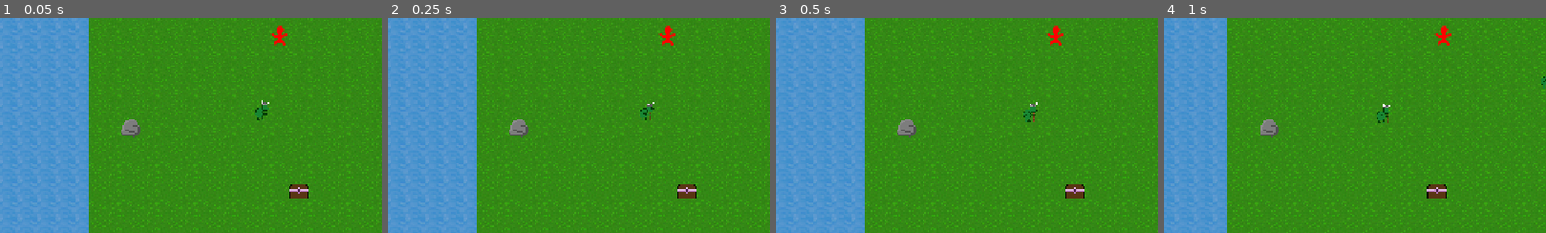
Above: before the commit, frames 1-4 (left to right).
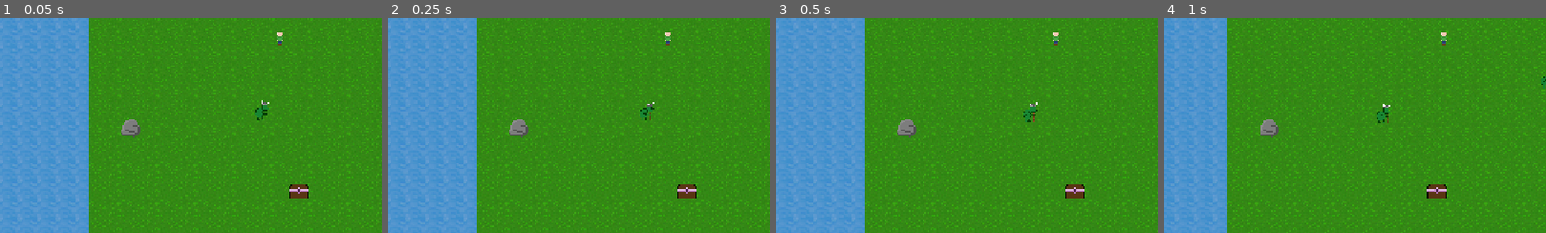
Above: after the commit, the same moments.

Repository: Drewpicus/2dPractice
Game: Godot game, scene res://Scenes/main.tscn
The game is run twice, just before and just after one commit, with the same random seed, the same clock (stepped at 60 frames per second) and the same inputs. This scene is started directly instead of the project's main scene.
Inputs (mouse positions are % of the whole screen's width and height, from its top left):
- Up to frame 1 (0.05 s): no input
- Up to frame 2 (0.25 s): no input
- Up to frame 3 (0.5 s): no input
- Up to frame 4 (1 s): move the mouse to (72, 45) at 0.52 s; hold D (move_right) from 0.53 s (still down); hold E (test) from 0.53 s (still down)
The pictures show only the part of the screen within x 13-63%, y 44-94%; the shares and areas given below are measured in that part.

The runs differ from the first frame. In frame 1, 0.2% of the frame differs, in the area x 70-76%, y 3-13%; in frame 2, 0.2%; in frame 3, 0.2%; in frame 4, 0.2%.

Commit message:
lots of things

Diff:
--- a/Data/Entities/chest.json
+++ b/Data/Entities/chest.json
@@ -1,7 +1,7 @@
 {
 	"entity_id": "base:chest",
 	"entity_name": "Chest",
-	"sprite": "res://chest.png",
+	"sprite": "res://Assets/chest.png",
 	"solid": true,
 	"draw_layer": 0,
 
@@ -26,7 +26,7 @@
 		{
 			"component_id": "base:locked",
 			"parameters": {
-				"locked_sprite_path": "res://chest_lock.png",
+				"locked_sprite_path": "res://Assets/chest_lock.png",
 				"locked_interactions": ["base:open_inventory"]
 			}
 		}
--- a/Data/Entities/goblin.json
+++ b/Data/Entities/goblin.json
@@ -1,7 +1,7 @@
 {
 	"entity_id": "base:goblin",
 	"entity_name": "Goblin",
-	"sprite": "res://goblin.png",
+	"sprite": "res://Assets/goblin.png",
 	"solid": true,
 	"draw_layer": 0,
 
--- a/Data/Entities/goblin_corpse.json
+++ b/Data/Entities/goblin_corpse.json
@@ -1,7 +1,7 @@
 {
 	"entity_id": "base:goblin_corpse",
 	"entity_name": "Goblin Corpse",
-	"sprite": "res://dead_goblin.png",
+	"sprite": "res://Assets/dead_goblin.png",
 	"solid": false,
 	"draw_layer": -1,
 
--- a/Data/Entities/player.json
+++ b/Data/Entities/player.json
@@ -1,13 +1,13 @@
 {
 	"entity_id": "base:player",
 	"entity_name": "Player",
-	"sprite": "res://real man.png",
+	"sprite": "res://Assets/man.png",
 	"solid": true,
 	"draw_layer": 0,
 
 	"collision": {
 		"type": "circle",
-		"radius": 8.0
+		"radius": 4.0
 	},
 
 	"components": [
--- a/Data/Entities/rock.json
+++ b/Data/Entities/rock.json
@@ -1,7 +1,7 @@
 {
 	"entity_id": "base:rock",
 	"entity_name": "Rock",
-	"sprite": "res://rock.png",
+	"sprite": "res://Assets/rock.png",
 	"solid": true,
 	"draw_layer": 0,
 
--- a/Data/Entities/stopsign.json
+++ b/Data/Entities/stopsign.json
@@ -1,7 +1,7 @@
 {
 	"entity_id": "base:stopsign",
 	"entity_name": "Stop Sign",
-	"sprite": "res://stopsign.png",
+	"sprite": "res://Assets/stopsign.png",
 	"solid": true,
 	"draw_layer": 0,
 
--- a/Data/Entities/tree.json
+++ b/Data/Entities/tree.json
@@ -1,7 +1,7 @@
 {
 	"entity_id": "base:tree",
 	"entity_name": "Tree",
-	"sprite": "res://tree.png",
+	"sprite": "res://Assets/tree.png",
 	"solid": true,
 	"draw_layer": 0,
 
--- a/Data/Items/goblin_coin.json
+++ b/Data/Items/goblin_coin.json
@@ -1,7 +1,7 @@
 {
 	"item_id": "base:goblin_coin",
 	"item_name": "Goblin Coin",
-	"sprite": "res://goblin coin.png",
+	"sprite": "res://Assets/goblin coin.png",
 	"description": "With just one of these coins, you can buy an entire pile of crap.",
 	"components": []
 }
--- a/Data/Items/lightsaber.json
+++ b/Data/Items/lightsaber.json
@@ -1,7 +1,7 @@
 {
 	"item_id": "base:lightsaber",
 	"item_name": "Red Lightsaber",
-	"sprite": "res://lightsaber.png",
+	"sprite": "res://Assets/lightsaber.png",
 	"description": "Dark Vader's weapon for killing.",
 	"components": [
 		{
--- a/Data/Items/stick.json
+++ b/Data/Items/stick.json
@@ -1,7 +1,7 @@
 {
 	"item_id": "base:stick",
 	"item_name": "Stick",
-	"sprite": "res://stick.png",
+	"sprite": "res://Assets/stick.png",
 	"description": "It's a stick.",
 	"components": [
 		{
--- /dev/null
+++ b/Data/Items/sword.json
@@ -0,0 +1,17 @@
+{
+	"item_id": "base:sword",
+	"item_name": "Sword of Sharpitude",
+	"sprite": "res://Assets/sword.png",
+	"description": "A steel blade forged by journeyman Swordley.",
+	"components": [
+		{
+			"component_id": "base:equippable",
+			"parameters": {
+				"slots": [
+					"mainhand",
+					"offhand"
+				]
+			}
+		}
+	]
+}
--- /dev/null
+++ b/Data/WeaponTypes/sword.json
@@ -0,0 +1,4 @@
+{
+	"element_id": "base:sword",
+	"element_name": "Sword"
+}
--- a/Scenes/main.tscn
+++ b/Scenes/main.tscn
@@ -2,10 +2,10 @@
 
 [ext_resource type="Script" uid="uid://38tado1b7n85" path="res://main.gd" id="1_ee4r6"]
 [ext_resource type="Script" uid="uid://8557yngorrft" path="res://Scripts/game_world.gd" id="2_u50mg"]
-[ext_resource type="Texture2D" uid="uid://b4gd5k21ok4qu" path="res://grass.png" id="3_344ge"]
+[ext_resource type="Texture2D" uid="uid://b4gd5k21ok4qu" path="res://Assets/grass.png" id="3_344ge"]
 [ext_resource type="Script" uid="uid://kkiu6rl0qgva" path="res://Scripts/terrain_renderer.gd" id="3_kry3j"]
-[ext_resource type="Texture2D" uid="uid://c3epolurdv6oy" path="res://dirt.png" id="4_ynf5e"]
-[ext_resource type="Texture2D" uid="uid://d00aiep580vns" path="res://water.png" id="5_hptm8"]
+[ext_resource type="Texture2D" uid="uid://c3epolurdv6oy" path="res://Assets/dirt.png" id="4_ynf5e"]
+[ext_resource type="Texture2D" uid="uid://d00aiep580vns" path="res://Assets/water.png" id="5_hptm8"]
 [ext_resource type="Script" uid="uid://7q0bjdssm656" path="res://Scripts/World/world_command_system.gd" id="7_ynf5e"]
 [ext_resource type="Script" uid="uid://b5s2ur1r4bxm7" path="res://Scripts/World/world_movement_system.gd" id="8_hptm8"]
 [ext_resource type="Script" uid="uid://b1ikh47ub73j4" path="res://Scripts/World/world_replication_system.gd" id="9_d1ilt"]
--- a/Scripts/Definitions/definition_loader.gd
+++ b/Scripts/Definitions/Loading/definition_loader.gd
@@ -9,11 +9,42 @@
 static func load_all_definitions() -> void:
 	DefinitionRegistry.clear()
 
-	_load_item_directory(ITEM_DIRECTORY)
-	_load_entity_directory(ENTITY_DIRECTORY)
-	_load_element_directory(ELEMENT_DIRECTORY)
-
-
+	_load_named_directory(ITEM_DIRECTORY,"item")
+	_load_named_directory(ENTITY_DIRECTORY,"entity")
+	_load_named_directory(ELEMENT_DIRECTORY,"element")
+
+	#_load_item_directory(ITEM_DIRECTORY)
+	#_load_entity_directory(ENTITY_DIRECTORY)
+	#_load_element_directory(ELEMENT_DIRECTORY)
+
+static func _load_named_directory(directory_path: String, directory_name: String) -> void:
+	var files := DirAccess.get_files_at(directory_path)
+	files.sort()
+
+	for file_name in files:
+		if not file_name.ends_with(".json"):
+			continue
+
+		var path := directory_path.path_join(file_name)
+
+		var load_definition_callable: Callable = Callable(DefinitionLoader, "load_" + directory_name + "_definition").bind(path)
+
+		if not load_definition_callable.is_valid():
+			push_error("Invalid directory name for definition loading: %s" % directory_name)
+			return
+
+		var definition = load_definition_callable.call()
+
+		if definition:
+
+			var register_callable: Callable = Callable(DefinitionRegistry, "register_" + directory_name).bind(definition)
+			if not register_callable.is_valid():
+				push_error("Invalid directory name for registration: %s" % directory_name)
+				return
+
+			register_callable.call()
+
+#region Deprecated
 static func _load_item_directory(directory_path: String) -> void:
 	var files := DirAccess.get_files_at(directory_path)
 	files.sort()
@@ -56,6 +87,7 @@
 
 		if definition:
 			DefinitionRegistry.register_element(definition)
+#endregion
 
 static func load_entity_definition(path: String) -> EntityDefinition:
 	var data := _load_json(path)
@@ -69,9 +101,7 @@
 
 	if not GameID.is_valid(definition.entity_id):
 		push_error(
-			"Invalid entity ID in definition %s: %s"
-			% [path, definition.entity_id]
-		)
+			"Invalid entity ID in definition %s: %s" % [path, definition.entity_id])
 		return null
 
 	definition.entity_name = String(data.get("entity_name", ""))
@@ -85,9 +115,7 @@
 
 		if not sprite_resource is Texture2D:
 			push_error(
-				"Entity definition sprite is not a Texture2D: %s"
-				% sprite_path
-			)
+				"Entity definition sprite is not a Texture2D: %s" % sprite_path)
 			return null
 
 		definition.sprite = sprite_resource as Texture2D
@@ -206,6 +234,24 @@
 		return null
 
 	definition.element_name = String(data.get("element_name", ""))
+
+	return definition
+
+static func load_weapontype_definition(path: String) -> WeaponTypeDefinition:
+	var data := _load_json(path)
+
+	if data.is_empty():
+		return null
+
+	var definition := WeaponTypeDefinition.new()
+
+	definition.weapontype_id = StringName(data.get("weapontype_id", ""))
+
+	if not GameID.is_valid(definition.weapontype_id):
+		push_error("Invalid element ID in definition %s: %s" % [path, definition.weapontype_id])
+		return null
+
+	definition.weapontype_name = String(data.get("weapontype_name", ""))
 
 	return definition
 
--- /dev/null
+++ b/Scripts/Definitions/weapontype_definition.gd
@@ -0,0 +1,5 @@
+extends Resource
+class_name WeaponTypeDefinition
+
+var weapontype_id: StringName
+var weapontype_name: String
--- a/Scripts/Events/resolution_modifier.gd
+++ b/Scripts/Events/resolution_modifier.gd
@@ -8,4 +8,5 @@
 
 ## What this modifier does to a resolution.
 func apply(_resolution: GameResolution) -> void:
+	_submission_order = -1
 	pass
--- /dev/null
+++ b/Scripts/ItemComponents/weapon_item_component.gd
@@ -0,0 +1,10 @@
+extends ItemComponent
+class_name WeaponItemComponent
+
+#NOTE: make weapon type data driven, add
+var weapon_type
+var damage
+
+
+func _init() -> void:
+	component_id = &"base:weapon"
--- a/Scripts/UI/inventory_menu.gd
+++ b/Scripts/UI/inventory_menu.gd
@@ -127,7 +127,7 @@
 	if not _selected_item:
 		return
 
-	if _owner != _viewer:
+	if (_owner != _viewer) and _viewer.has_component(&"base:inventory"):
 		_add_action_button(
 			"Take",
 			_take_selected
--- a/Scripts/game_world.gd
+++ b/Scripts/game_world.gd
@@ -91,6 +91,7 @@
 
 	entity.queue_free()
 
+##Returns an Array of every [Entity] in the [GameWorld]
 func get_entities() -> Array[Entity]:
 	var result: Array[Entity] = []
 
@@ -618,10 +619,10 @@
 	inspection_requested.emit(viewer, target)
 
 
-func request_inventory(viewer: Entity, owner: Entity) -> void:
-	if not viewer or not owner:
-		return
-
-	inventory_requested.emit(viewer, owner)
+func request_inventory(viewer: Entity, _owner: Entity) -> void:
+	if not viewer or not _owner:
+		return
+
+	inventory_requested.emit(viewer, _owner)
 
 #endregion
--- a/Scripts/player_camera.gd
+++ b/Scripts/player_camera.gd
@@ -1,9 +1,9 @@
 extends Camera2D
 
 @export var max_zoom: float = 7.0
-@export var min_zoom: float = 0.6
+@export var min_zoom: float = 1.0
 
-@export var step_amount: float = 0.2
+@export var step_amount: float = 0.5
 
 func _process(_delta: float) -> void:
 	if Input.is_action_just_pressed("zoom_in"):
--- a/main.gd
+++ b/main.gd
@@ -26,6 +26,8 @@
 	game_world.spawn_entity(&"base:rock",Vector2(-250, 152))
 	game_world.spawn_entity(&"base:tree",Vector2(216, -130))
 	game_world.spawn_entity(&"base:chest",Vector2(32, 256))
+
+	_spawn_test_items()
 
 func _spawn_players() -> void:
 	var peer_ids: Array[int] = [1]
@@ -58,41 +60,60 @@
 	if event.is_action_pressed("load_world"):
 		SaveManager.load_world(game_world)
 
-	if event.is_action_pressed("test"):
-		for goblin in game_world.get_entities():
-			if not goblin.entity_id == &"base:goblin":
-				continue
+func _spawn_test_items() -> void:
+	var all_entities = game_world.get_entities()
 
-			if not goblin:
-				print("Couldn't find Goblin")
-				return
+	all_entities.shuffle()
 
-			var inventory := goblin.get_component(
-				&"base:inventory"
-			) as InventoryComponent
+	for goblin in all_entities:
+		if not goblin.entity_id == &"base:goblin":
+			continue
 
-			if not inventory:
-				print("Goblin has no inventory")
-				return
+		if not goblin:
+			print("Couldn't find Goblin")
+			return
 
-			var lightsaber := game_world.create_item(
-				&"base:lightsaber"
-			)
-			var stick := game_world.create_item(
-				&"base:stick"
-			)
-			var goblin_coin := game_world.create_item(
-				&"base:goblin_coin"
-			)
-			var goblin_coin2 := game_world.create_item(
-				&"base:goblin_coin"
-			)
+		var inventory := goblin.get_component(
+			&"base:inventory"
+		) as InventoryComponent
 
-			inventory.add_item(stick)
-			inventory.add_item(lightsaber)
-			inventory.add_item(goblin_coin)
-			inventory.add_item(goblin_coin2)
+		if not inventory:
+			print("Goblin has no inventory")
+			return
 
-			print(
-				"Added Stick and Goblin Coin x2 to Goblin"
-			)
+		var lightsaber := game_world.create_item(
+			&"base:lightsaber"
+		)
+		var stick := game_world.create_item(
+			&"base:stick"
+		)
+		var goblin_coin := game_world.create_item(
+			&"base:goblin_coin"
+		)
+		var goblin_coin2 := game_world.create_item(
+			&"base:goblin_coin"
+		)
+
+		inventory.add_item(stick)
+		inventory.add_item(lightsaber)
+		inventory.add_item(goblin_coin)
+		inventory.add_item(goblin_coin2)
+
+		print("Added Stick and Goblin Coin x2 to Goblin")
+		break
+
+	for chest in all_entities:
+		if not chest.entity_id == &"base:chest":
+			continue
+
+		if not chest:
+			print("There's no chest bub")
+
+		var inventory = chest.get_component(&"base:inventory") as InventoryComponent
+
+		if not inventory:
+			print("This chest ain't got no insides bub")
+			continue
+
+		var sword = game_world.create_item(&"base:sword")
+		inventory.add_item(sword)
Renamed: ball.png -> Assets/ball.png
Not shown, added: Assets/ball.png.import
Renamed: chest.png -> Assets/chest.png
Not shown, changed: Assets/chest.png.import
Renamed: chest_lock.png -> Assets/chest_lock.png
Not shown, changed: Assets/chest_lock.png.import
Renamed: dead_goblin.png -> Assets/dead_goblin.png
Not shown, changed: Assets/dead_goblin.png.import
Renamed: dirt.png -> Assets/dirt.png
Not shown, changed: Assets/dirt.png.import
Renamed: goblin coin.png -> Assets/goblin coin.png
Not shown, changed: Assets/goblin coin.png.import
(and 39 more such lines)
